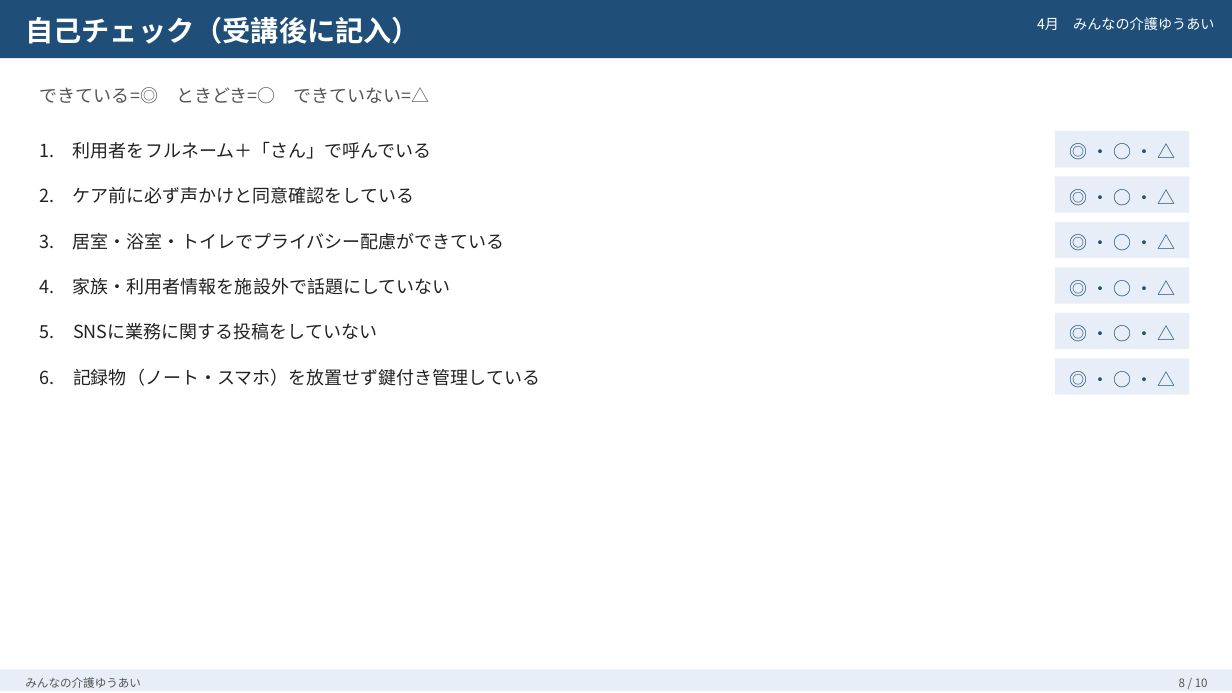
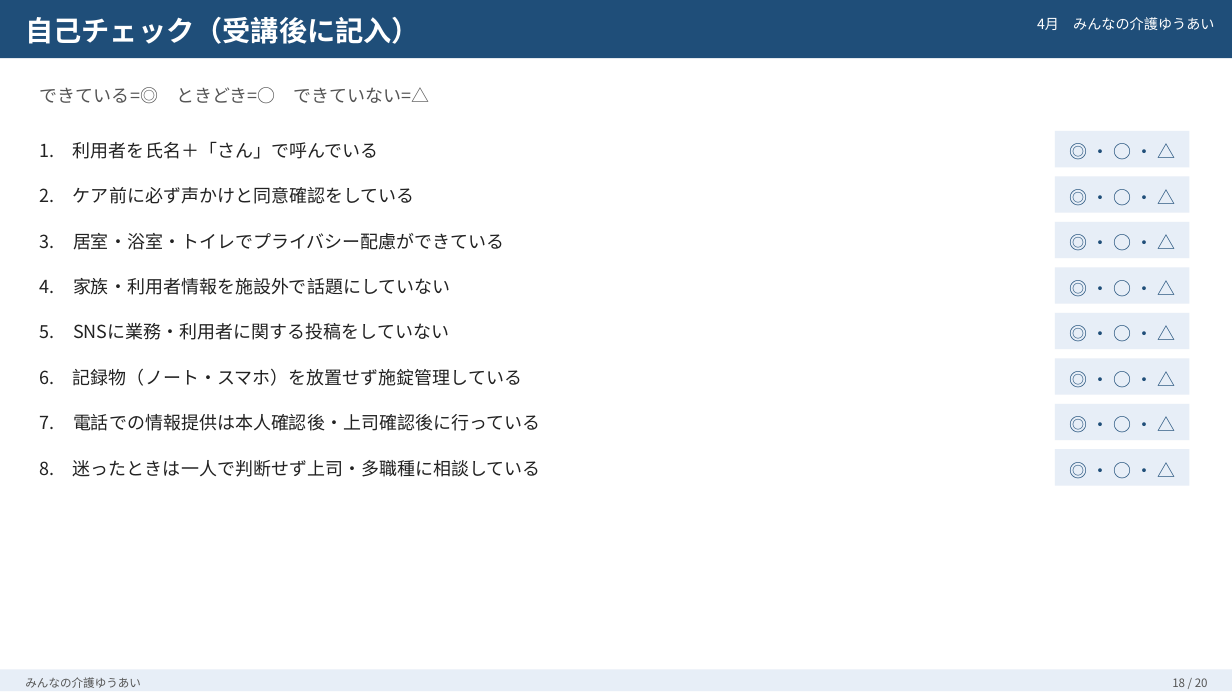
Before and after one commit to migarashi631985-hue/migration-plan, a slide deck: slide 18 of slides/04_倫理・法令遵守.pptx (slide 8 before the commit). Drawn at 1232x693 pixels with LibreOffice and Linux fonts; fonts in the diff are those of the drawing. Boxes give left, top, right and bottom in pixels: in the first picture for what was removed or moved away, otherwise in the second. Text is boxed around its words. In the diff, an @@ line names an element or a change of style, - is before the commit and + after.

```diff
--- a/slides/04_倫理・法令遵守.pptx
+++ b/slides/04_倫理・法令遵守.pptx
@@ text at (x1=40, y1=141, x2=378, y2=159): text changed @@
-1. 利用者をフルネーム＋「さん」で呼んでいる
+1. 利用者を氏名＋「さん」で呼んでいる
@@ text at (x1=40, y1=323, x2=449, y2=340): text changed @@
-5. SNSに業務に関する投稿をしていない
+5. SNSに業務・利用者に関する投稿をしていない
@@ text at (x1=40, y1=369, x2=522, y2=386): text changed @@
-6. 記録物（ノート・スマホ）を放置せず鍵付き管理している
+6. 記録物（ノート・スマホ）を放置せず施錠管理している
@@ text added at (x1=40, y1=414, x2=540, y2=431), 14 pt, text #222222 @@
+7. 電話での情報提供は本人確認後・上司確認後に行っている
@@ rectangle added at (x1=1055, y1=404, x2=1190, y2=440), fill #E7EEF7 @@
@@ rectangle added at (x1=1055, y1=449, x2=1190, y2=485), fill #E7EEF7 @@
@@ text added at (x1=1091, y1=422, x2=1153, y2=426), 14 pt, text #1F4E79 @@
+◎ ・ ○ ・ △
@@ text added at (x1=40, y1=460, x2=541, y2=477), 14 pt, text #222222 @@
+8. 迷ったときは一人で判断せず上司・多職種に相談している
@@ text added at (x1=1091, y1=468, x2=1153, y2=472), 14 pt, text #1F4E79 @@
+◎ ・ ○ ・ △
@@ text at (x1=1172, y1=678, x2=1208, y2=687): text changed @@
-8 / 10
+18 / 20
```
Also in this commit, not shown: 8 other slides changed, 10 slides added, 2 other files.
